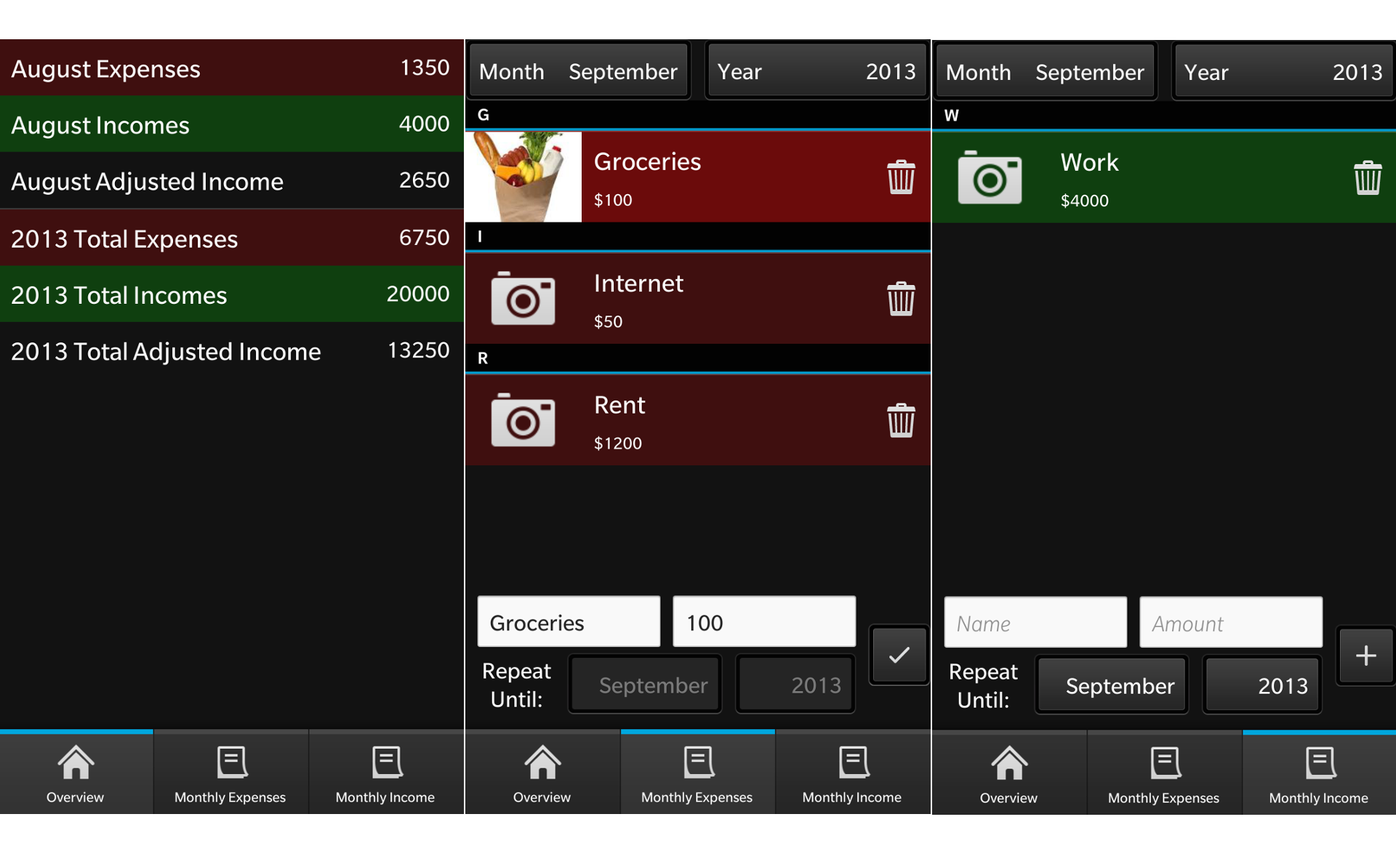
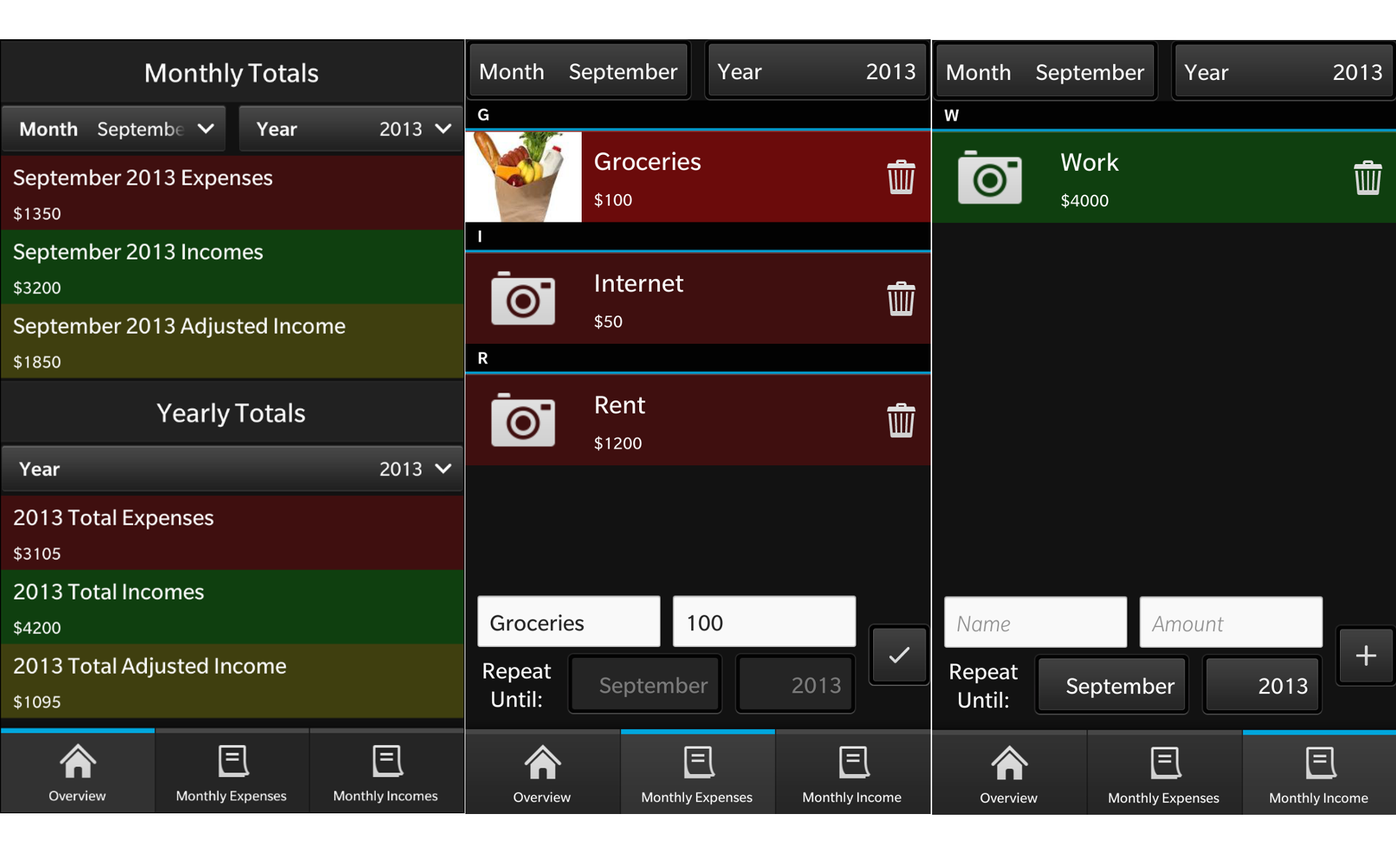
Layer changes from the first 1396 × 862 image to the second:
moved "Screenshot 1" above "Screenshot 3", painted on it over [0, 39, 465, 815]
